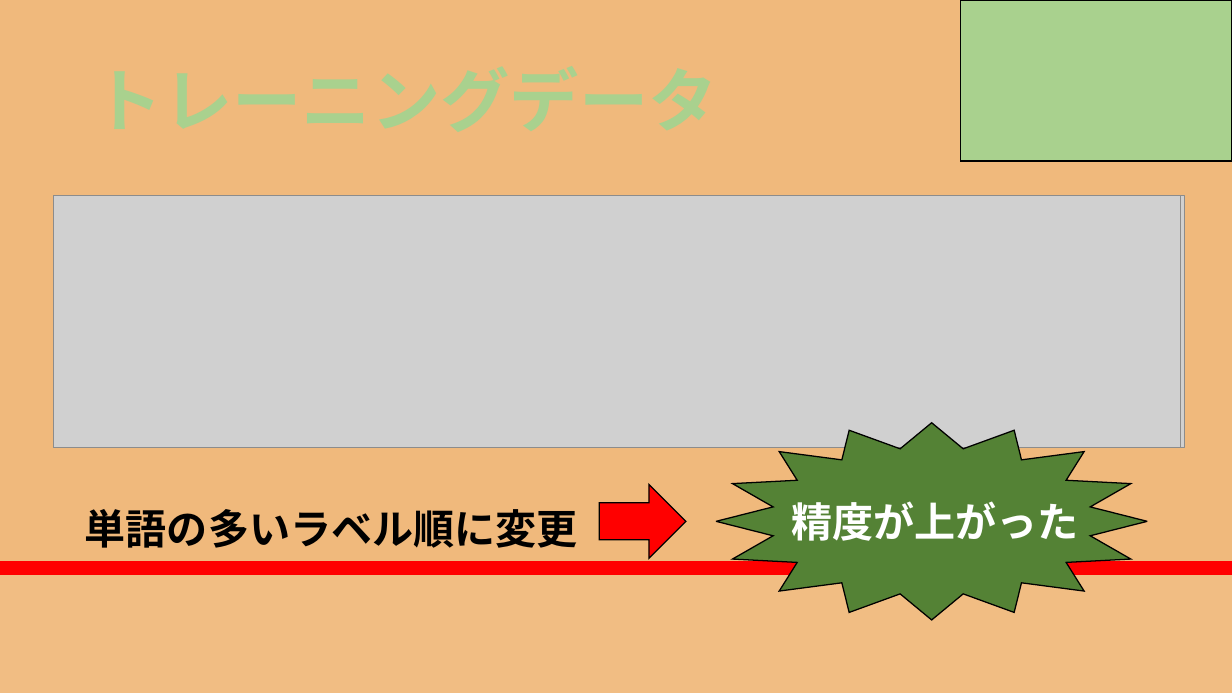
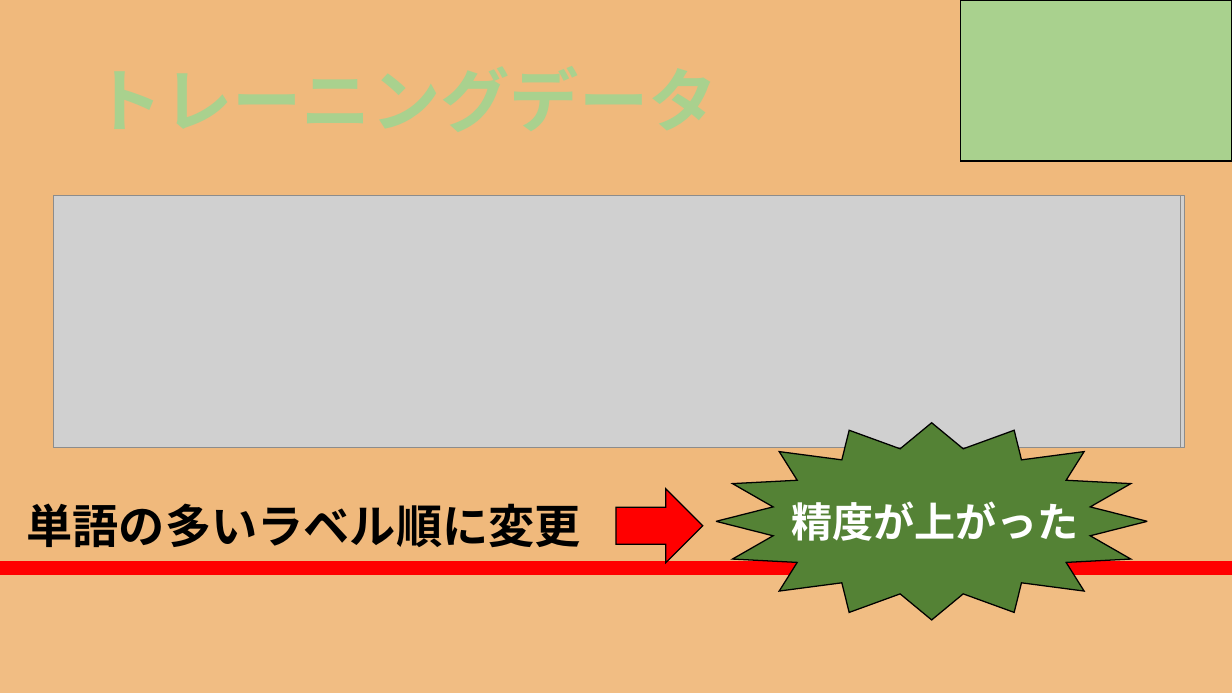
Before and after one commit to RikiishiSuzunosuke/AIspeaker_yosie, a slide deck: slide 19 of presentation/AIスピーカー開発_3_main.pptx. Drawn at 1232x693 pixels with LibreOffice and Linux fonts; fonts in the diff are those of the drawing; grey boxes stand for pictures. Boxes give left, top, right and bottom in pixels: in the first picture for what was removed or moved away, otherwise in the second. Text is boxed around its words. In the diff, an @@ line names an element or a change of style, - is before the commit and + after.

Commit message:
update

```diff
--- a/presentation/AIスピーカー開発_3_main.pptx
+++ b/presentation/AIスピーカー開発_3_main.pptx
@@ text "単語の多いラベル順に変更": place and size @@
-text "単語の多いラベル順に変更" at <box>85,509,578,548</box>
+text "単語の多いラベル順に変更" at <box>27,503,581,548</box>
@@ text "単語の多いラベル順に変更" at <box>27,503,581,548</box>: size 32 to 36 pt @@
@@ down arrow: place and size @@
-down arrow at <box>599,484,686,558</box>
+down arrow at <box>616,489,703,563</box>
```
